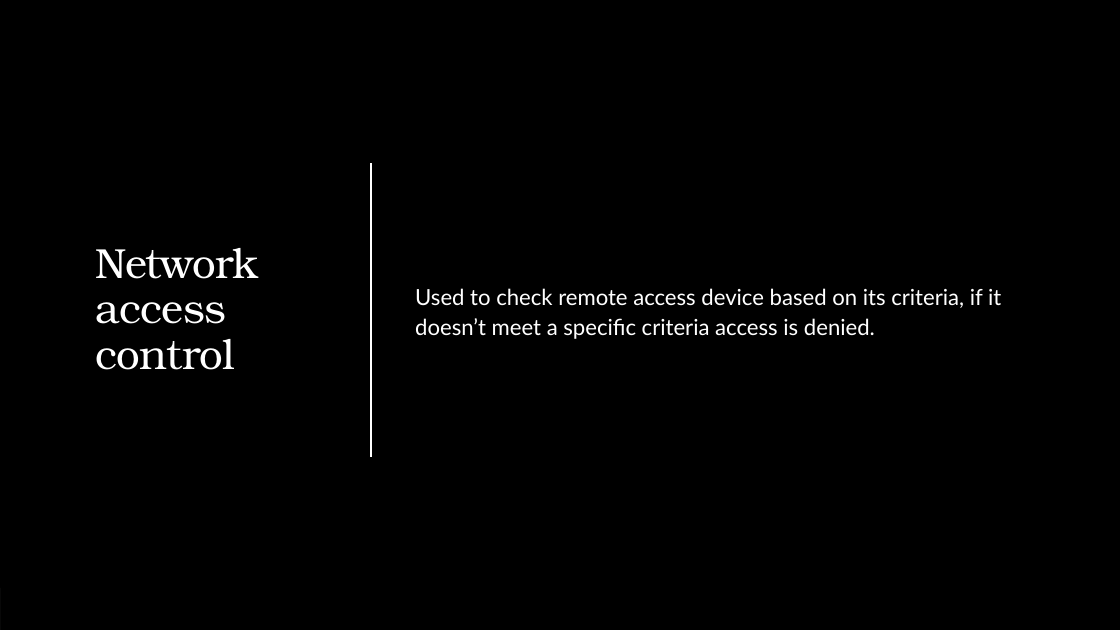
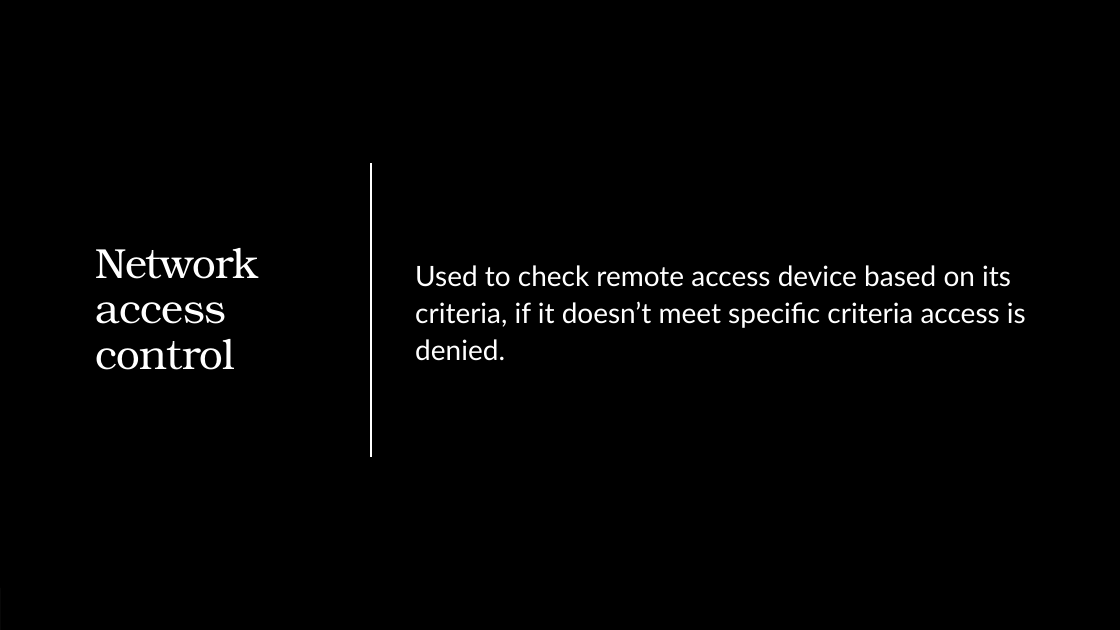
Before and after one commit to ronnie-1947/access-control-ppt, a slide deck: slide 32 of Access Control.pptx. Drawn at 1120x630 pixels with LibreOffice and Linux fonts; fonts in the diff are those of the drawing; background and template pictures are left out. Boxes give left, top, right and bottom in pixels: in the first picture for what was removed or moved away, otherwise in the second. Text is boxed around its words. In the diff, an @@ line names an element or a change of style, - is before the commit and + after.

```diff
--- a/Access Control.pptx
+++ b/Access Control.pptx
@@ text at (x1=415, y1=265, x2=1026, y2=361): text changed; size 19 to 24 pt @@
-  Used to check remote access device based on its criteria, if it doesn’t meet a specific criteria access is denied.
+  Used to check remote access device based on its criteria, if it doesn’t meet specific criteria access is denied.
```
Also in this commit, not shown: 29 other slides changed, 1 slide added.
